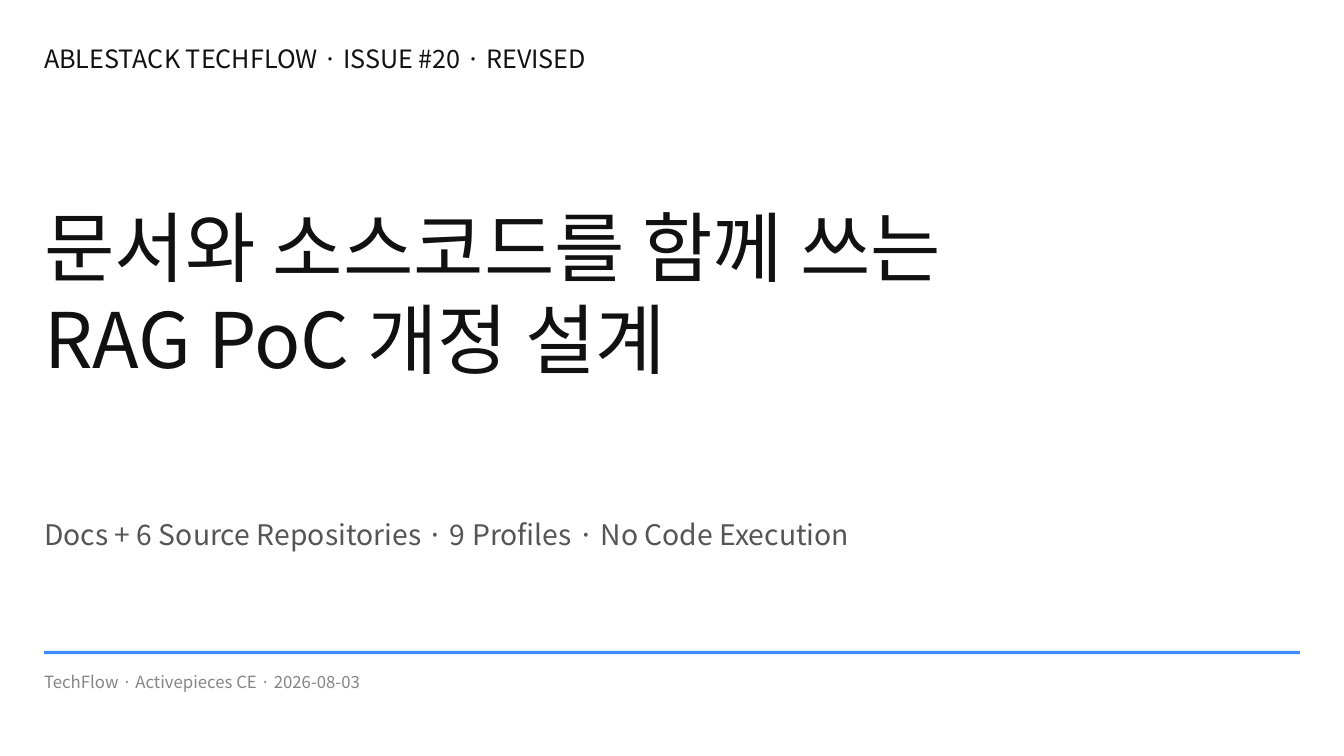
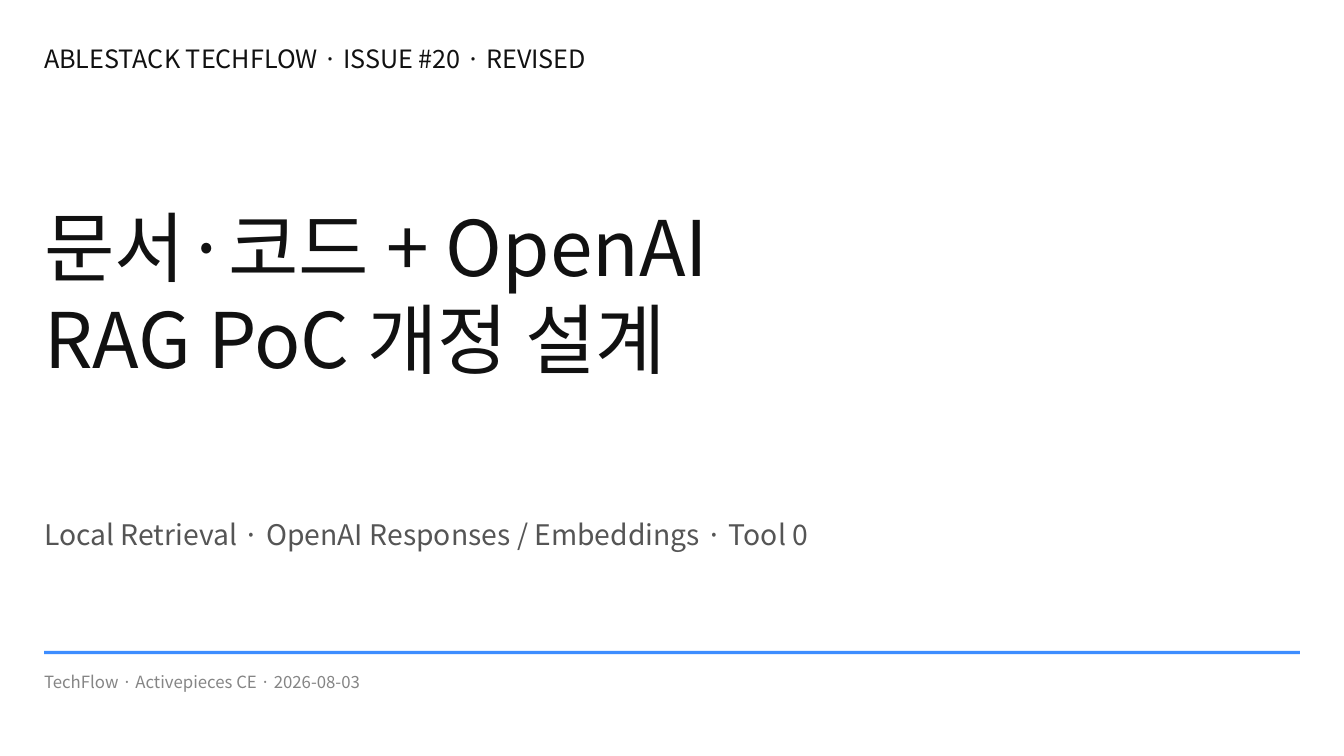
Before and after one commit to ablecloud-team/ablestack-techflow, a slide deck: slide 1 of output/presentation/techflow-rag-poc-design.pptx. Drawn at 1344x756 pixels with LibreOffice and Linux fonts; fonts in the diff are those of the drawing. Boxes give left, top, right and bottom in pixels: in the first picture for what was removed or moved away, otherwise in the second. Text is boxed around its words. In the diff, an @@ line names an element or a change of style, - is before the commit and + after.

Commit message:
Issue #20 OpenAI RAG 런타임 설계 보강

```diff
--- a/output/presentation/techflow-rag-poc-design.pptx
+++ b/output/presentation/techflow-rag-poc-design.pptx
@@ text at <box>44,212,708,294</box>: text changed @@
-문서와 소스코드를 함께 쓰는
+문서·코드 + OpenAI
@@ text at <box>44,522,808,552</box>: text changed @@
-Docs + 6 Source Repositories · 9 Profiles · No Code Execution
+Local Retrieval · OpenAI Responses / Embeddings · Tool 0
```
Also in this commit, not shown: 6 other slides changed, 1 slide added, 1 slide removed, 15 other files.
